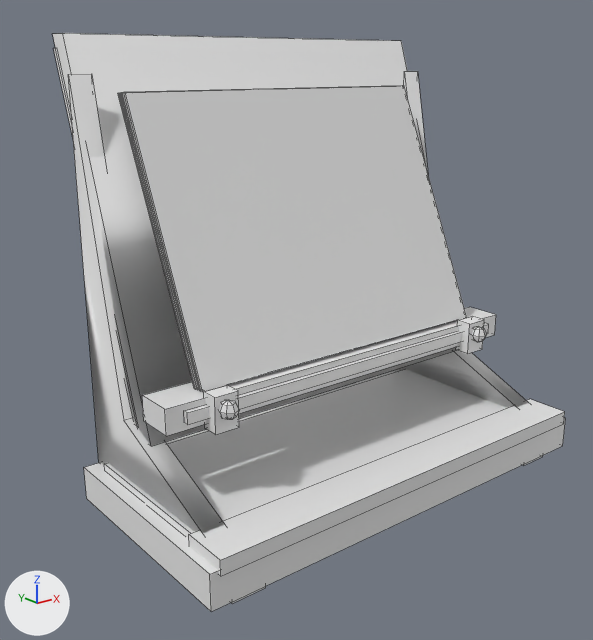
A saved change to the FBX model Assets/3D/Notebook.fbx.
Both versions are drawn from a 50 mm camera at (11.69, -4.69, 3.38) aimed at (15.72, 0.35, 1.36). Lighting does not change. The marker at lower left points along +X, +Y and +Z. The older version comes first. Mesh edges are drawn as thin lines. Where no turn or scale is listed for an object, it has been applied to the vertices.

Names of what the first picture shows: 'Libreta_Hoja_Unica'.
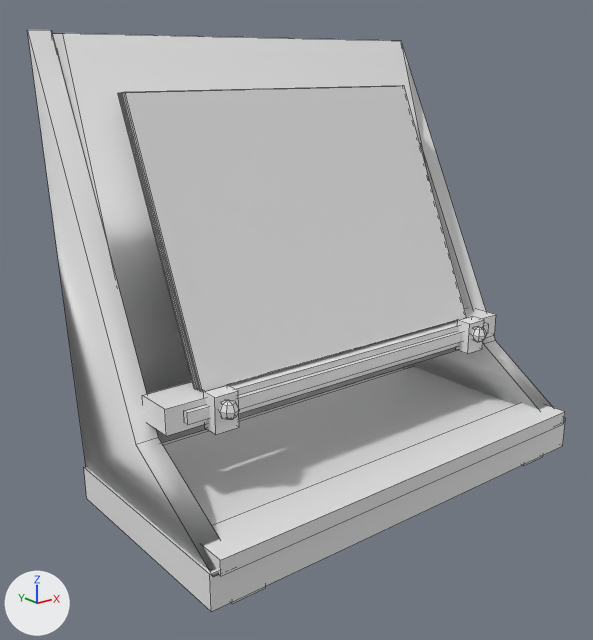
Changed parts and their boxes (x1, y1, x2, y2) in the pictures (593 x 640 px; the box of a moved part takes in the faces that stretch with it):
'Libreta_Hoja_Unica', reshaped: before (53, 33, 566, 612); after (27, 30, 566, 612)
part 1 of me_libreta_abierta_lowpoly_001, moved or reshaped: before (68, 74, 225, 533); after (27, 30, 220, 577)
part 2 of me_libreta_abierta_lowpoly_001, moved or reshaped: before (396, 71, 529, 408); after (402, 45, 565, 422)

What changed in the scene script:
```text
Change me_libreta_abierta_lowpoly_001:
    used by ob_libreta_hoja_unica; location = (16.0, 0.282, 1.755)
    remove me_libreta_abierta_lowpoly_001.from_pydata(...)  # 220 vertices, 190 faces; spans x -1.92..1.92, y -1.13..1.15, z -1.83..1.82
    add me_libreta_abierta_lowpoly_001.from_pydata(...)  # 220 vertices, 190 faces; spans x -1.92..1.92, y -1.13..1.15, z -1.83..1.85
    me_libreta_abierta_lowpoly_001 part 1
    me_libreta_abierta_lowpoly_001.vertices[80].co: (-1.78, -1.06, -1.49) -> (-1.91, -1.12, -1.49)  # not seen -> pixel (213, 576)
    me_libreta_abierta_lowpoly_001.vertices[81].co: (-1.78, 0.78, -1.5) -> (-1.91, 0.74, -1.5)  # pixel (98, 462) -> not seen
    me_libreta_abierta_lowpoly_001.vertices[82].co: (-1.78, 0.78, 1.54) -> (-1.91, 1.13, 1.85)  # pixel (68, 74) -> pixel (27, 29)
    me_libreta_abierta_lowpoly_001.vertices[83].co: (-1.78, 0.27, -0.94) -> (-1.91, -0.15, -0.94)  # pixel (123, 420) -> pixel (135, 444)
    me_libreta_abierta_lowpoly_001.vertices[84].co: (-1.6, -1.06, -1.49) -> (-1.73, -1.12, -1.49)
    me_libreta_abierta_lowpoly_001.vertices[85].co: (-1.6, 0.78, -1.5) -> (-1.73, 0.74, -1.5)
    me_libreta_abierta_lowpoly_001.vertices[86].co: (-1.6, 0.78, 1.54) -> (-1.73, 1.13, 1.85)  # pixel (91, 73) -> pixel (51, 30)
    me_libreta_abierta_lowpoly_001.vertices[87].co: (-1.6, 0.27, -0.94) -> (-1.73, -0.15, -0.94)  # not seen -> pixel (158, 437)
    me_libreta_abierta_lowpoly_001 part 2
    me_libreta_abierta_lowpoly_001.vertices[88].co: (1.6, -1.06, -1.49) -> (1.72, -1.12, -1.49)  # not seen -> pixel (553, 426)
    me_libreta_abierta_lowpoly_001.vertices[89].co: (1.6, 0.78, -1.5) -> (1.72, 0.73, -1.5)
    me_libreta_abierta_lowpoly_001.vertices[90].co: (1.6, 0.78, 1.54) -> (1.72, 1.13, 1.82)  # pixel (404, 71) -> not seen
    me_libreta_abierta_lowpoly_001.vertices[91].co: (1.6, 0.27, -0.94) -> (1.72, -0.28, -0.93)  # not seen -> pixel (483, 343)
    me_libreta_abierta_lowpoly_001.vertices[92].co: (1.78, -1.06, -1.49) -> (1.9, -1.12, -1.49)  # not seen -> pixel (565, 421)
    me_libreta_abierta_lowpoly_001.vertices[93].co: (1.78, 0.78, -1.5) -> (1.9, 0.73, -1.5)
    me_libreta_abierta_lowpoly_001.vertices[94].co: (1.78, 0.78, 1.54) -> (1.9, 1.13, 1.82)  # pixel (417, 71) -> pixel (401, 41)
    me_libreta_abierta_lowpoly_001.vertices[95].co: (1.78, 0.27, -0.94) -> (1.9, -0.28, -0.93)  # not seen -> pixel (495, 340)
```
